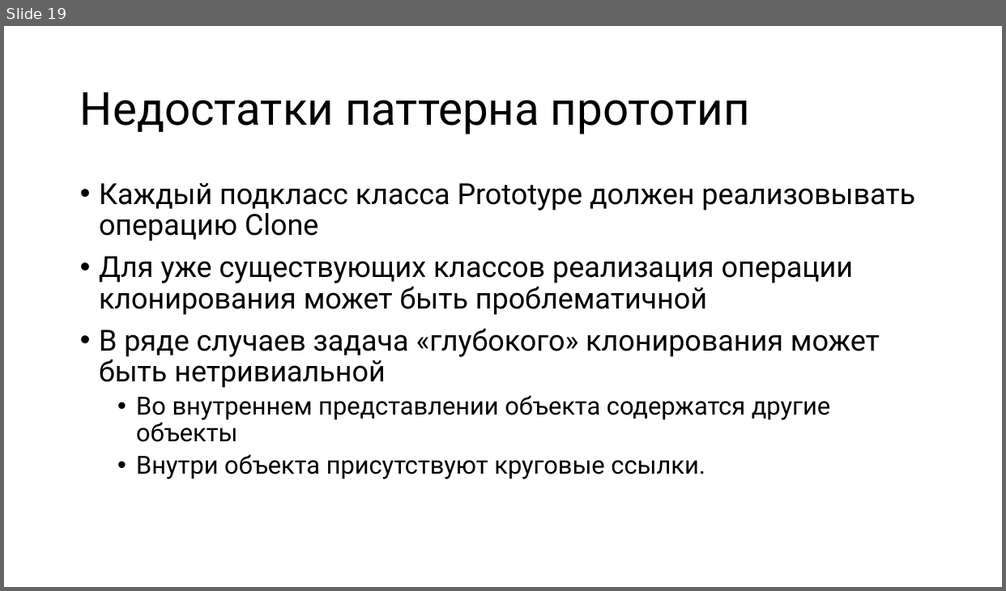
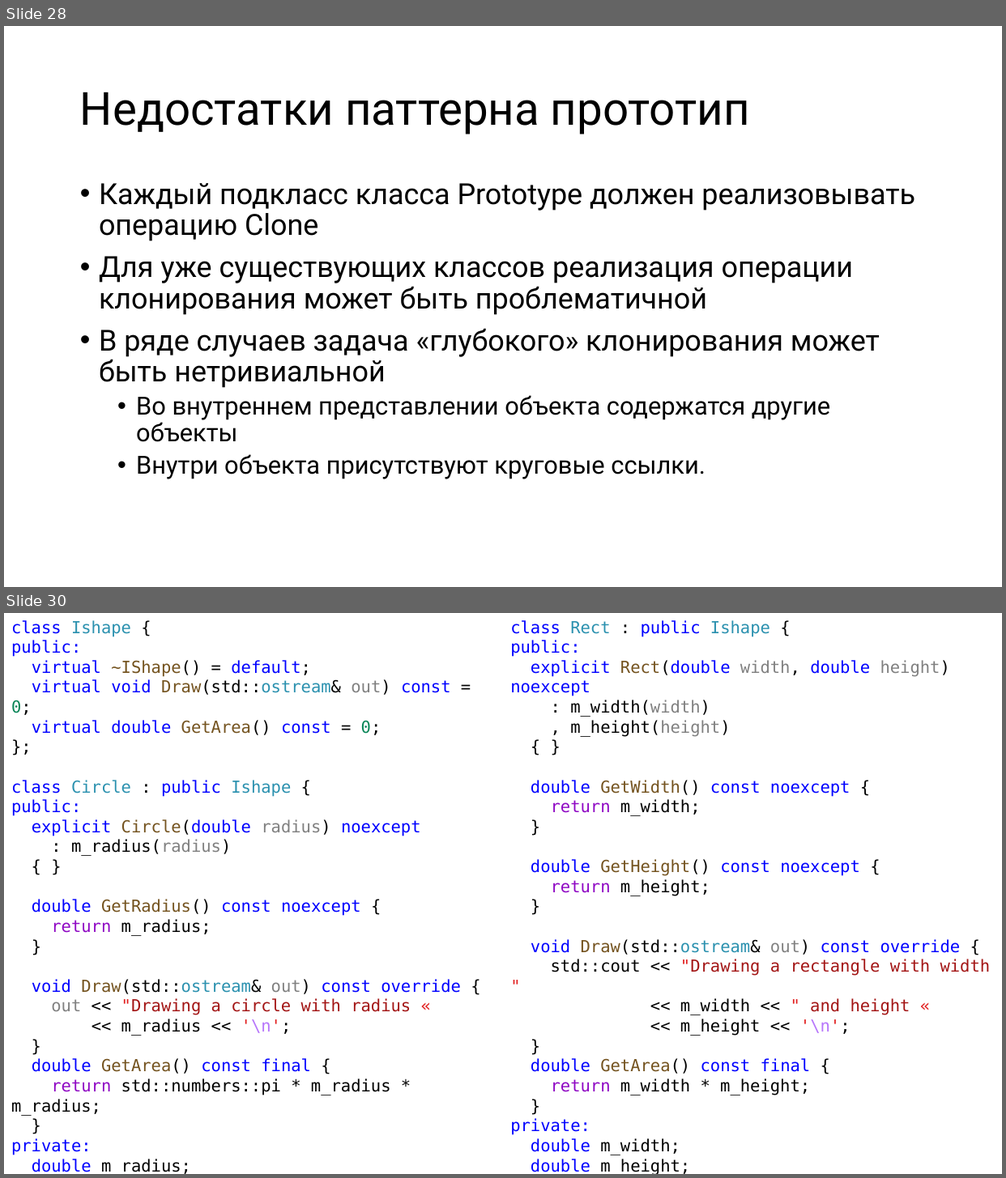
Before and after one commit to alexey-malov/ood, a slide deck: lectures/14.prototype/prototype.pptx. Shown one above the other, each under a label of ours: slide 19 before the commit, slides 28 and 30 after it; the slides between them are not shown. The pictures are 1006x591 and 1006x1178 pixels, drawn with LibreOffice and Linux fonts; fonts in the diff are those of the drawing. Boxes give left, top, right and bottom in pixels: in the first picture for what was removed or moved away, otherwise in the second. Text is boxed around its words. In the diff, an @@ line names an element or a change of style, - is before the commit and + after.

```diff
--- a/lectures/14.prototype/prototype.pptx
+++ b/lectures/14.prototype/prototype.pptx
@@ slide 30 added at <box>4,613,1002,1174</box>, background #FFFFFF @@
@@ text added at <box>11,620,461,1174</box>, 16 pt, text #0000FF @@
+class Ishape {
+public:
+virtual ~IShape() = default;
+virtual void Draw(std::ostream& out) const = 0;
+virtual double GetArea() const = 0;
+};
+class Circle : public Ishape {
+public:
+explicit Circle(double radius) noexcept
+: m_radius(radius)
+{ }
+double GetRadius() const noexcept {
+return m_radius;
+}
+void Draw(std::ostream& out) const override {
+out << "Drawing a circle with radius «
+<< m_radius << '\n';
+}
+double GetArea() const final {
+return std::numbers::pi * m_radius * m_radius;
+}
+private:
+double m_radius;
+};
@@ text added at <box>510,620,991,1174</box>, 16 pt, text #000000 @@
+class Rect : public Ishape {
+public:
+explicit Rect(double width, double height) noexcept
+: m_width(width)
+, m_height(height)
+{ }
+double GetWidth() const noexcept {
+return m_width;
+}
+double GetHeight() const noexcept {
+return m_height;
+}
+void Draw(std::ostream& out) const override {
+std::cout << "Drawing a rectangle with width "
+<< m_width << " and height «
+<< m_height << '\n';
+}
+double GetArea() const final {
+return m_width * m_height;
+}
+private:
+double m_width;
+double m_height;
+};
@@ what was slide 19 is now slide 28 @@
```
Also in this commit, not shown: 5 slides changed, 26 other slides added, 2 slides removed, 10 other files.
